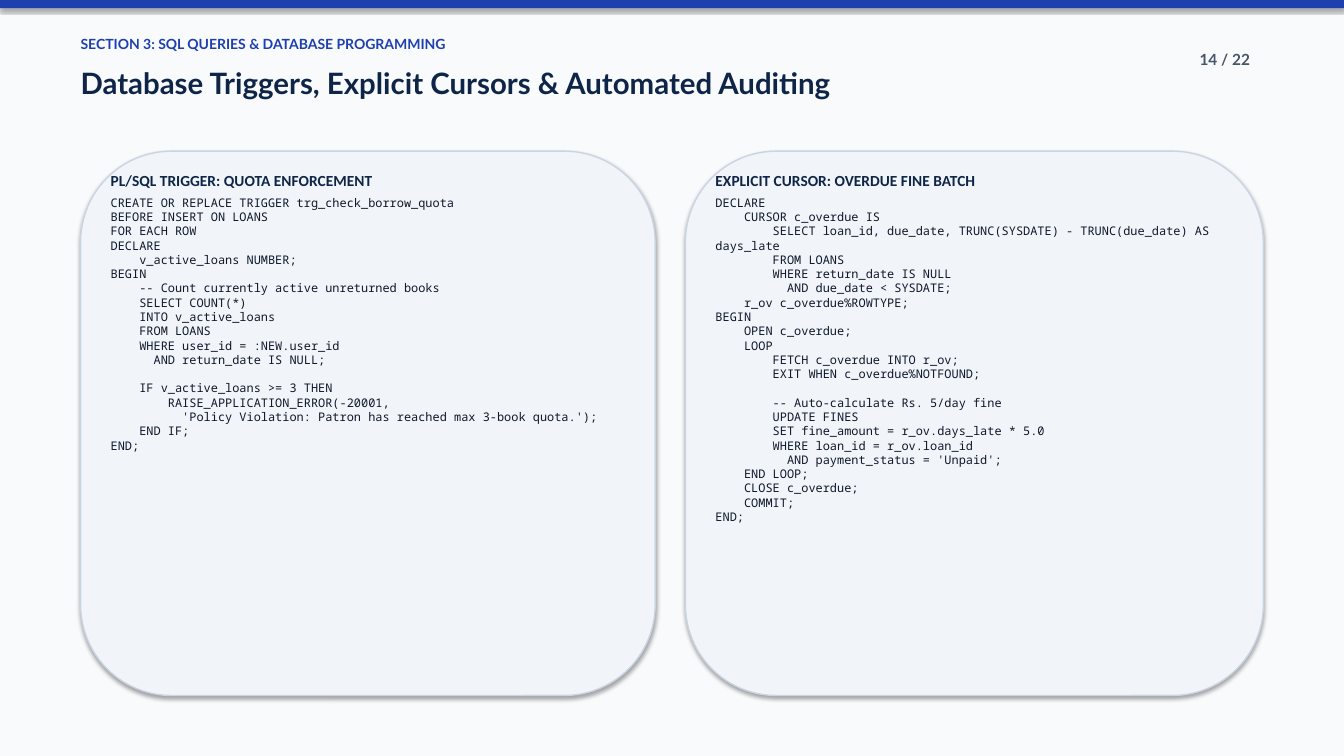
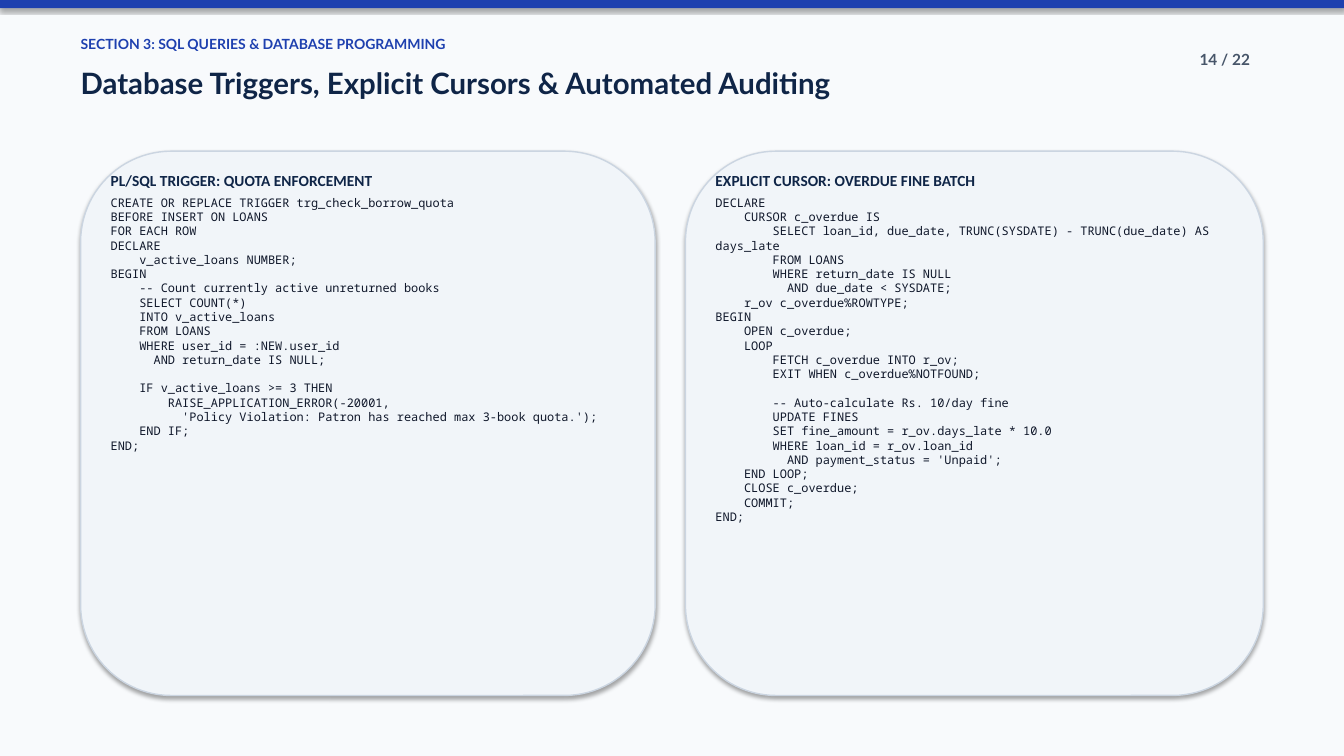
Before and after one commit to Karthi16-png/LIBRARAY-MANAGEMENT-SYSTEM, a slide deck: slide 14 of VITCC_Library_Management_System_Presentation.pptx. Drawn at 1344x756 pixels with LibreOffice and Linux fonts; fonts in the diff are those of the drawing. Boxes give left, top, right and bottom in pixels: in the first picture for what was removed or moved away, otherwise in the second. Text is boxed around its words. In the diff, an @@ line names an element or a change of style, - is before the commit and + after.

Commit message:
fix(presentation): align narrative to Phase 1 vs Phase 2 migration and update fine calculation to Rs 10/day

```diff
--- a/VITCC_Library_Management_System_Presentation.pptx
+++ b/VITCC_Library_Management_System_Presentation.pptx
@@ text at [715,198,1209,523]: text changed @@
-DECLARE
-CURSOR c_overdue IS
-SELECT loan_id, due_date, TRUNC(SYSDATE) - TRUNC(due_date) AS days_late
-FROM LOANS
-WHERE return_date IS NULL
-AND due_date < SYSDATE;
-r_ov c_overdue%ROWTYPE;
-BEGIN
-OPEN c_overdue;
-LOOP
-FETCH c_overdue INTO r_ov;
-EXIT WHEN c_overdue%NOTFOUND;
--- Auto-calculate Rs. 5/day fine
-UPDATE FINES
-SET fine_amount = r_ov.days_late * 5.0
-WHERE loan_id = r_ov.loan_id
-AND payment_status = 'Unpaid';
-END LOOP;
-CLOSE c_overdue;
-COMMIT;
-END;
+DECLARE
+CURSOR c_overdue IS
+SELECT loan_id, due_date, TRUNC(SYSDATE) - TRUNC(due_date) AS days_late
+FROM LOANS
+WHERE return_date IS NULL
+AND due_date < SYSDATE;
+r_ov c_overdue%ROWTYPE;
+BEGIN
+OPEN c_overdue;
+LOOP
+FETCH c_overdue INTO r_ov;
+EXIT WHEN c_overdue%NOTFOUND;
+-- Auto-calculate Rs. 10/day fine
+UPDATE FINES
+SET fine_amount = r_ov.days_late * 10.0
+WHERE loan_id = r_ov.loan_id
+AND payment_status = 'Unpaid';
+END LOOP;
+CLOSE c_overdue;
+COMMIT;
+END;
```
Also in this commit, not shown: 4 other slides changed, 2 other files.
